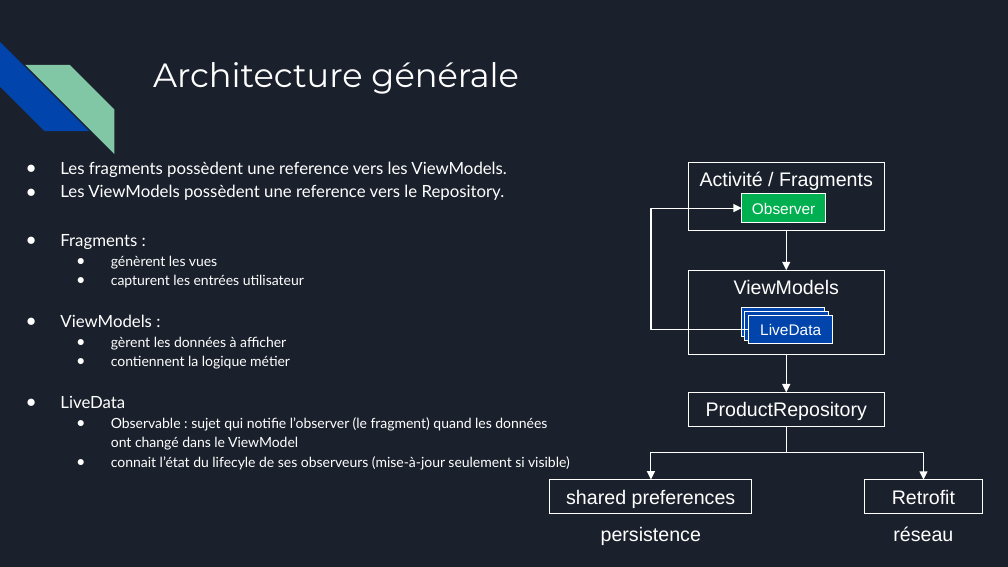
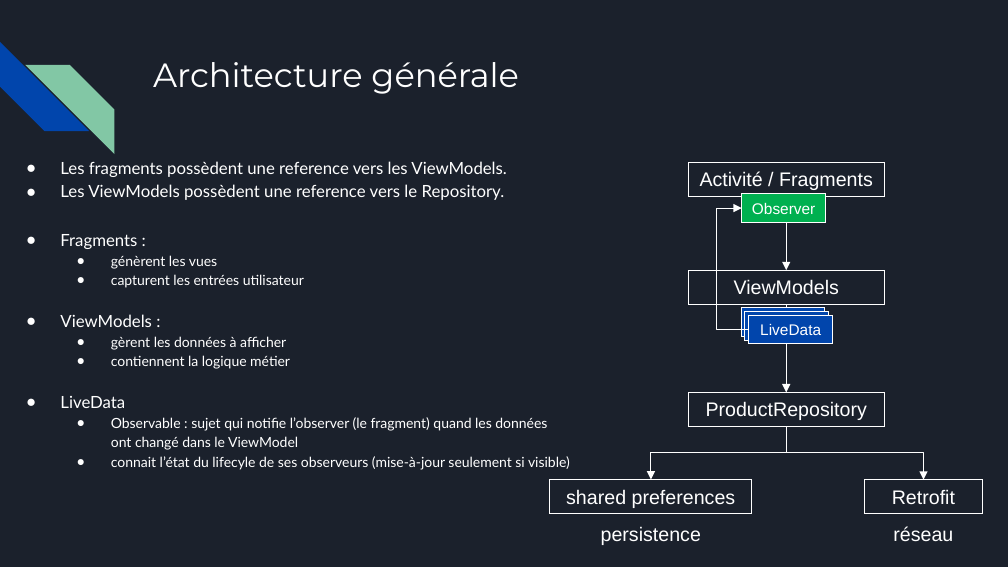
Before and after one commit to mofobo/food-scanner, a slide deck: slide 4 of presentation/food-scanner.pptx. Drawn at 1008x567 pixels with LibreOffice and Linux fonts; fonts in the diff are those of the drawing. Boxes give left, top, right and bottom in pixels: in the first picture for what was removed or moved away, otherwise in the second. Text is boxed around its words. In the diff, an @@ line names an element or a change of style, - is before the commit and + after.

```diff
--- a/presentation/food-scanner.pptx
+++ b/presentation/food-scanner.pptx
@@ rectangle "Activité / Fragments": place and size @@
-rectangle "Activité / Fragments" at [688,162,885,230]
+rectangle "Activité / Fragments" at [688,162,885,197]
@@ elbow arrow (749, 330) - (742, 208): route changed @@
@@ arrow moved from (786, 230) - (786, 270) to (786, 197) - (786, 270) @@
@@ rectangle "ViewModels": place and size @@
-rectangle "ViewModels" at [688,270,885,355]
+rectangle "ViewModels" at [688,270,885,304]
@@ arrow moved from (786, 355) - (786, 392) to (786, 304) - (786, 392) @@
```
Also in this commit, not shown: 1 slide added.
